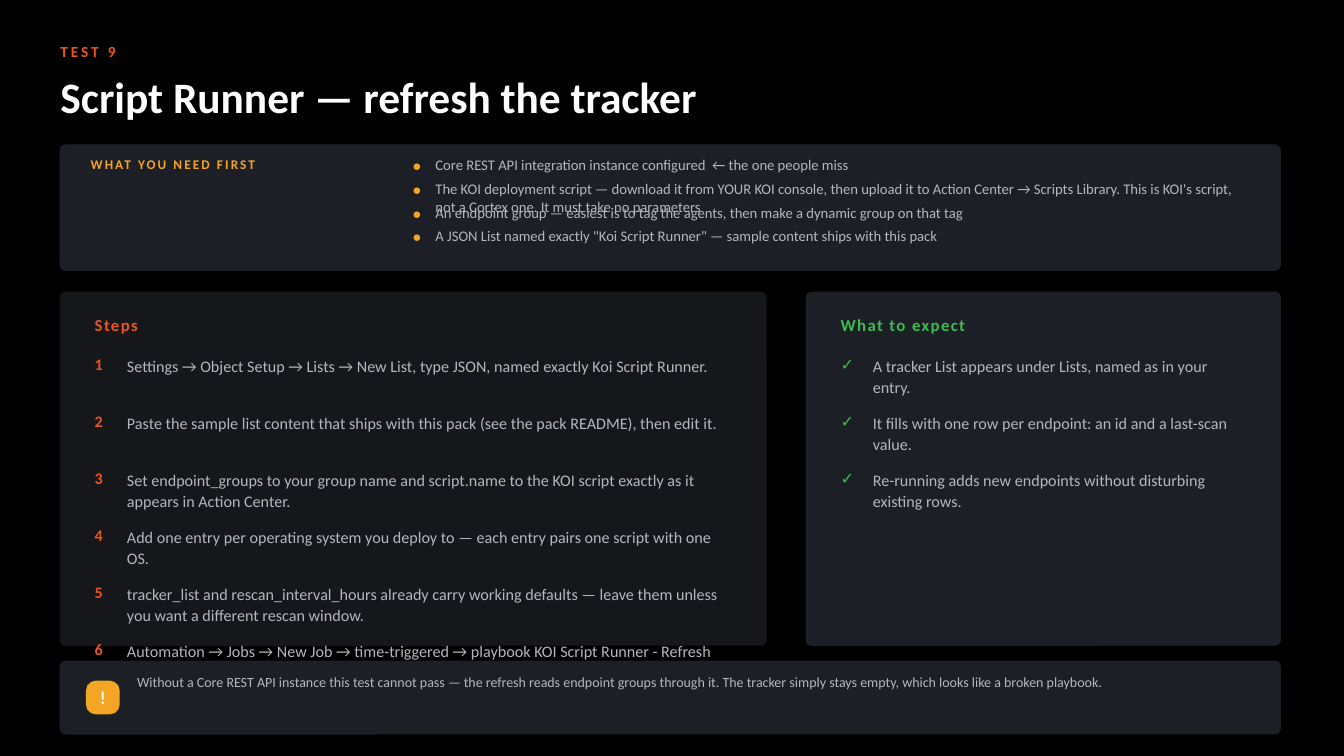
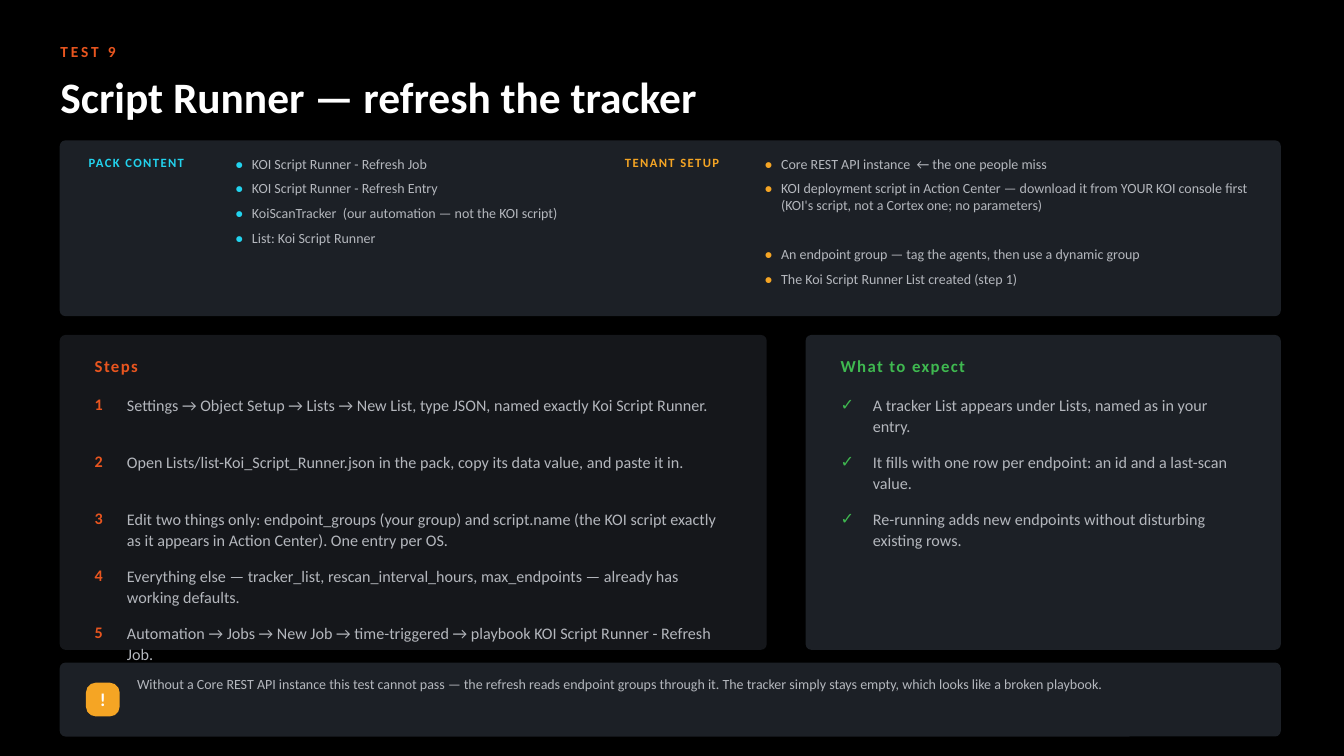
Before and after one commit to ayman-m/koi-xsiam-pack, a slide deck: slide 15 of docs/KOI_Content_Pack_Test_Guide.pptx. Drawn at 1344x756 pixels with LibreOffice and Linux fonts; fonts in the diff are those of the drawing. Boxes give left, top, right and bottom in pixels: in the first picture for what was removed or moved away, otherwise in the second. Text is boxed around its words. In the diff, an @@ line names an element or a change of style, - is before the commit and + after.

```diff
--- a/docs/KOI_Content_Pack_Test_Guide.pptx
+++ b/docs/KOI_Content_Pack_Test_Guide.pptx
@@ rounded rectangle: place and size @@
-rounded rectangle at <box>60,145,1280,270</box>
+rounded rectangle at <box>60,141,1280,316</box>
@@ text at <box>89,155,250,177</box>: text changed; size 9.5 to 9 pt; text colour #F5A524 to #22D3EE @@
-WHAT YOU NEED FIRST
+PACK CONTENT
@@ text added at <box>252,159,427,171</box>, 10 pt, text #B4B7BD @@
+KOI Script Runner - Refresh Job
@@ text added at <box>625,158,719,167</box>, 9 pt, text #F5A524, bold @@
+TENANT SETUP
@@ text added at <box>765,155,779,177</box>, 10 pt, text #F5A524, bold @@
+•
@@ text added at <box>765,179,779,202</box>, 10 pt, text #F5A524, bold @@
+•
@@ text at <box>781,159,1047,171</box>: text changed; size 10.5 to 10 pt @@
-Core REST API integration instance configured ← the one people miss
+Core REST API instance ← the one people miss
@@ text added at <box>252,183,438,195</box>, 10 pt, text #B4B7BD @@
+KOI Script Runner - Refresh Entry
@@ text added at <box>252,208,558,220</box>, 10 pt, text #B4B7BD @@
+KoiScanTracker (our automation — not the KOI script)
@@ text at <box>781,183,1247,212</box>: text changed; size 10.5 to 10 pt @@
-The KOI deployment script — download it from YOUR KOI console, then upload it to Action Center → Scripts Library. This is KOI's script, not a Cortex one. It must take no parameters
+KOI deployment script in Action Center — download it from YOUR KOI console first (KOI's script, not a Cortex one; no parameters)
@@ 4 texts: place and size @@
-4 texts at <box>413,156,430,249</box>
+4 texts at <box>236,155,250,251</box>
@@ size 11 to 10 pt, text colour #F5A524 to #22D3EE in 4 elements at <box>236,179,250,202</box>, <box>236,205,250,227</box>, <box>236,155,250,177</box>, <box>236,229,250,251</box> @@
@@ text at <box>252,233,375,245</box>: text changed; size 10.5 to 10 pt @@
-A JSON List named exactly "Koi Script Runner" — sample content ships with this pack
+List: Koi Script Runner
@@ text added at <box>765,246,779,268</box>, 10 pt, text #F5A524, bold @@
+•
@@ text at <box>781,249,1140,262</box>: text changed; size 10.5 to 10 pt @@
-An endpoint group — easiest is to tag the agents, then make a dynamic group on that tag
+An endpoint group — tag the agents, then use a dynamic group
@@ text added at <box>765,271,779,293</box>, 10 pt, text #F5A524, bold @@
+•
@@ text added at <box>781,274,1017,286</box>, 10 pt, text #B4B7BD @@
+The Koi Script Runner List created (step 1)
@@ rounded rectangle: place and size @@
-rounded rectangle at <box>60,292,766,645</box>
+rounded rectangle at <box>60,336,766,649</box>
@@ proportions changed in 3 elements at <box>60,141,1280,316</box>, <box>60,336,766,649</box>, <box>807,336,1280,649</box> @@
@@ rounded rectangle: place and size @@
-rounded rectangle at <box>807,292,1280,645</box>
+rounded rectangle at <box>807,336,1280,649</box>
@@ 11 texts: place and size @@
-11 texts at <box>95,319,1227,598</box>
+11 texts at <box>95,360,1227,638</box>
@@ text removed at <box>127,417,716,432</box> @@
-Paste the sample list content that ships with this pack (see the pack README), then edit it.
@@ text "✓": place and size @@
-text "✓" at <box>841,411,865,440</box>
+text "✓" at <box>841,394,865,422</box>
@@ text added at <box>127,457,683,471</box>, 11.5 pt, text #B4B7BD @@
+Open Lists/list-Koi_Script_Runner.json in the pack, copy its data value, and paste it in.
@@ text "✓": place and size @@
-text "✓" at <box>841,469,865,497</box>
+text "✓" at <box>841,451,865,479</box>
@@ text "✓": place and size @@
-text "✓" at <box>841,355,865,383</box>
+text "✓" at <box>841,508,865,536</box>
@@ text at <box>127,513,715,549</box>: text changed @@
-Set endpoint_groups to your group name and script.name to the KOI script exactly as it appears in Action Center.
+Edit two things only: endpoint_groups (your group) and script.name (the KOI script exactly as it appears in Action Center). One entry per OS.
@@ text removed at <box>127,532,711,564</box> @@
-Add one entry per operating system you deploy to — each entry pairs one script with one OS.
@@ text at <box>127,571,679,606</box>: text changed @@
-tracker_list and rescan_interval_hours already carry working defaults — leave them unless you want a different rescan window.
+Everything else — tracker_list, rescan_interval_hours, max_endpoints — already has working defaults.
@@ text "Automation → Jobs → New ..." rewrapped from <box>127,646,710,683</box> to <box>127,628,710,660</box> @@
@@ text removed at <box>95,644,103,655</box> @@
-6
```
Also in this commit, not shown: 11 other slides changed, 8 other files.
